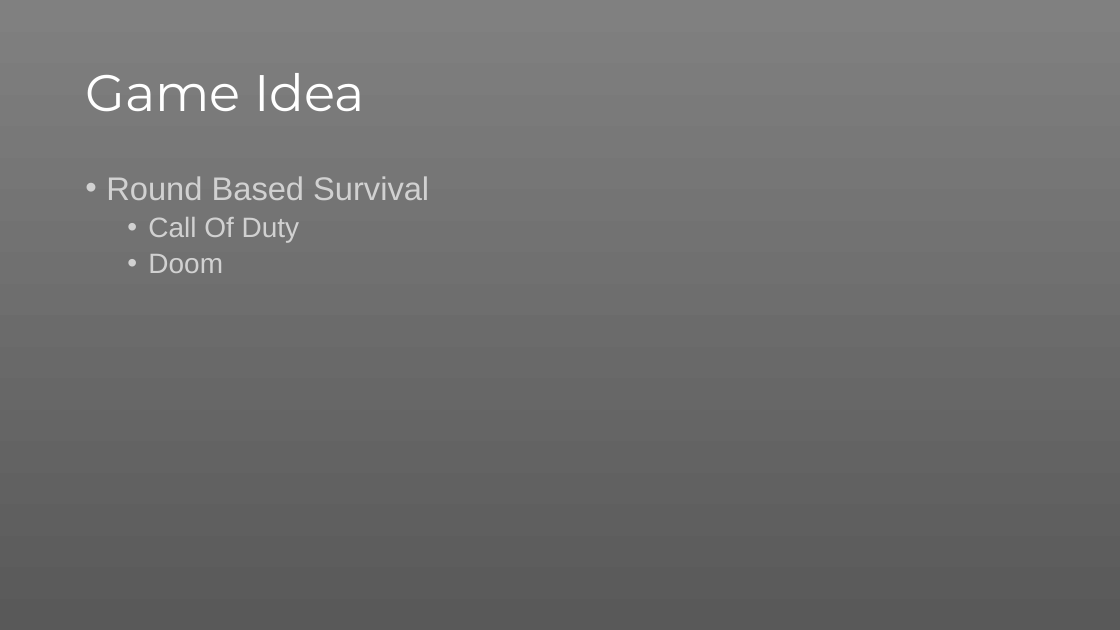
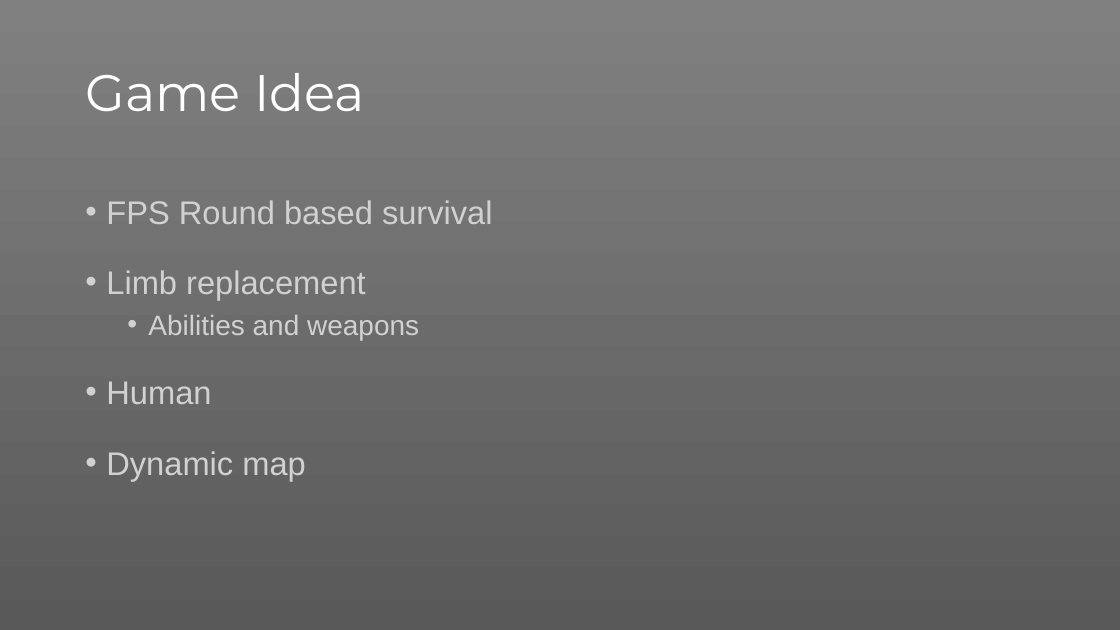
Before and after one commit to FHorrie/ProjectElementP1, a slide deck: slide 2 of Divergence_Pitch_04-09.pptx. Drawn at 1120x630 pixels with LibreOffice and Linux fonts; fonts in the diff are those of the drawing. Boxes give left, top, right and bottom in pixels: in the first picture for what was removed or moved away, otherwise in the second. Text is boxed around its words. In the diff, an @@ line names an element or a change of style, - is before the commit and + after.

```diff
--- a/Divergence_Pitch_04-09.pptx
+++ b/Divergence_Pitch_04-09.pptx
@@ text at bbox=[106, 200, 493, 481]: text changed @@
-• Round Based Survival
-  • Call Of Duty
-  • Doom
+• FPS Round based survival
+• Limb replacement
+  • Abilities and weapons
+• Human
+• Dynamic map
```
Also in this commit, not shown: 4 slides added, 2 slides removed.
